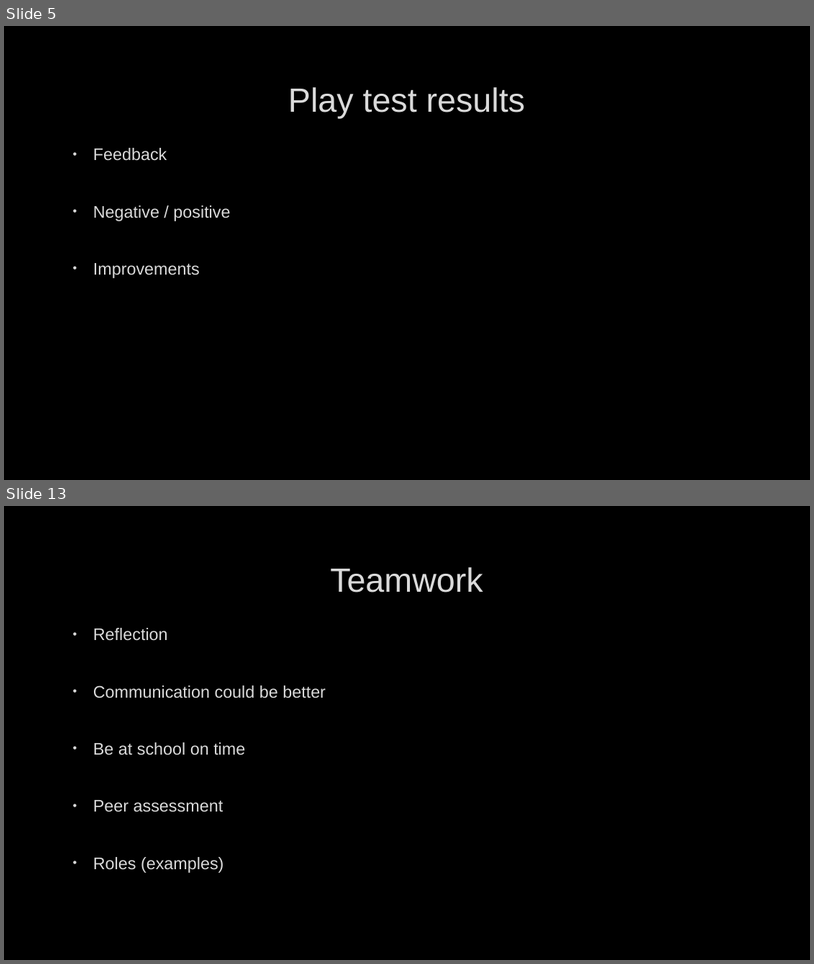
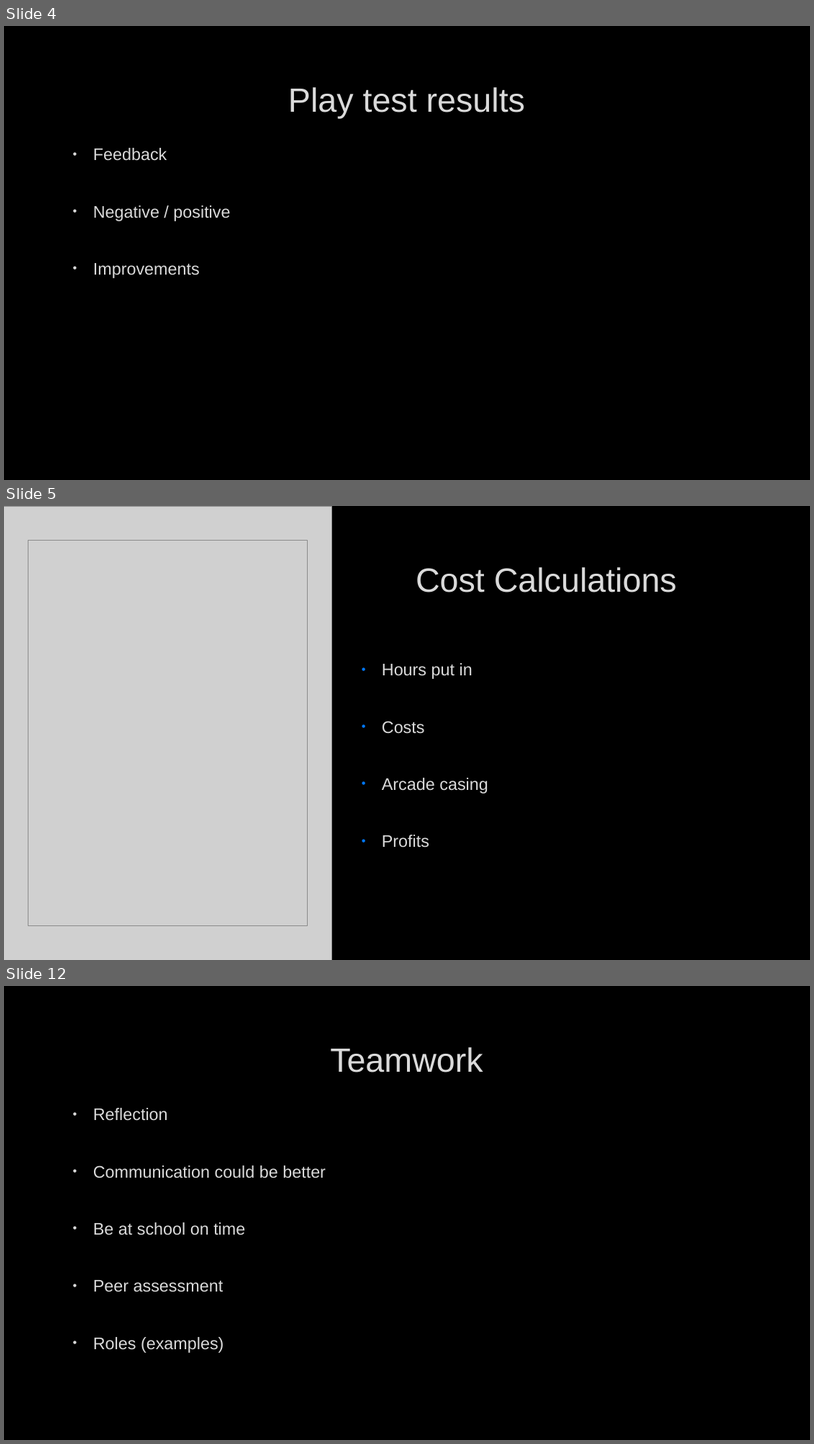
Before and after one commit to GlynLeine/lift-off, a slide deck: Presentations/MugShot Final Pitch.pptx. Shown one above the other, each under a label of ours: slides 5 and 13 before the commit, slides 4, 5 and 12 after it; the slides between them are not shown. The pictures are 814x964 and 814x1444 pixels, drawn with LibreOffice and Linux fonts; fonts in the diff are those of the drawing; grey boxes stand for pictures; background and template pictures are left out. Boxes give left, top, right and bottom in pixels: in the first picture for what was removed or moved away, otherwise in the second. Text is boxed around its words. In the diff, an @@ line names an element or a change of style, - is before the commit and + after.

Commit message:
updated presentation and cos calculation sheets

```diff
--- a/Presentations/MugShot Final Pitch.pptx
+++ b/Presentations/MugShot Final Pitch.pptx
@@ slide 5 added at bbox=[4, 506, 810, 960], background picture (left out) @@
@@ picture added at bbox=[4, 506, 332, 960] @@
@@ picture added at bbox=[28, 540, 308, 925] @@
@@ title added at bbox=[416, 567, 677, 592], 40 pt, text #DADADA @@
+Cost Calculations
@@ text added at bbox=[382, 663, 488, 847], 20 pt, text #DADADA @@
+• Hours put in
+• Costs
+• Arcade casing
+• Profits
@@ what was slide 5 is now slide 4 @@
@@ what was slide 13 is now slide 12 @@
```
Also in this commit, not shown: 5 slides changed, 1 other slide added, 3 slides removed, 1 other file.
